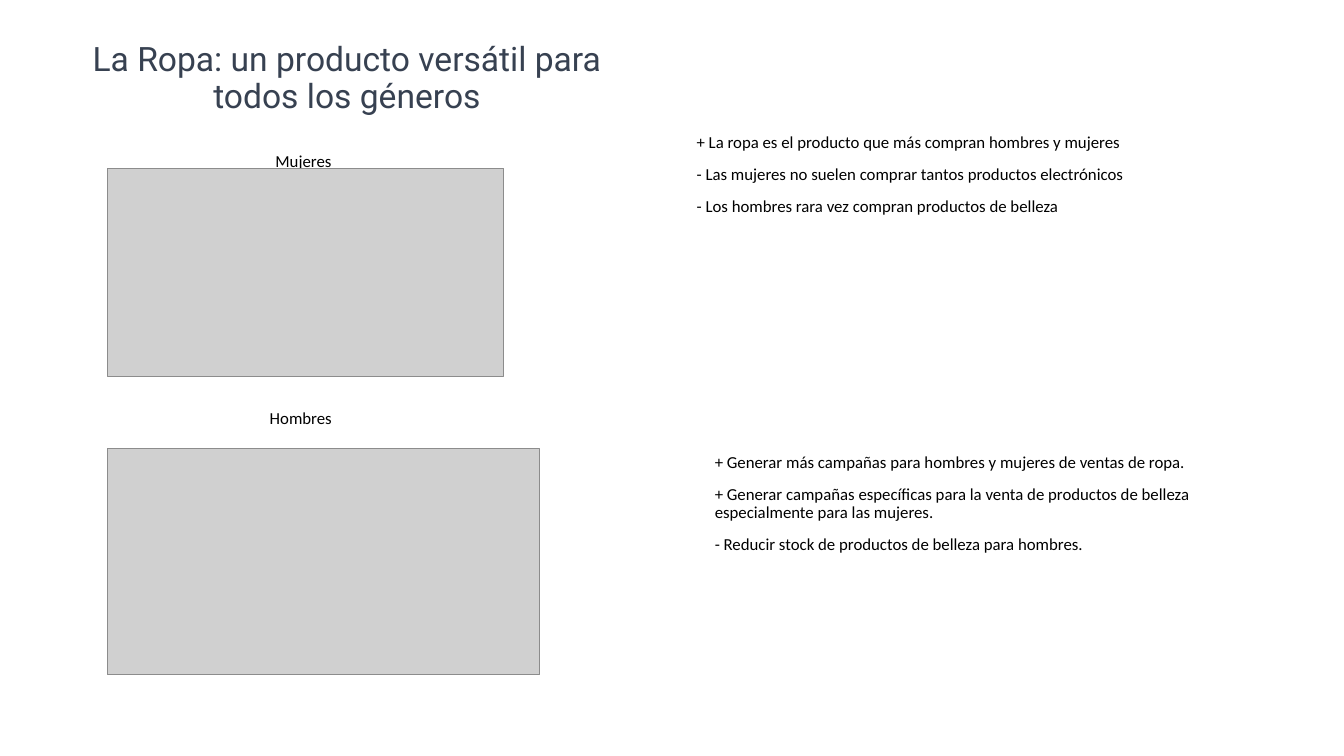
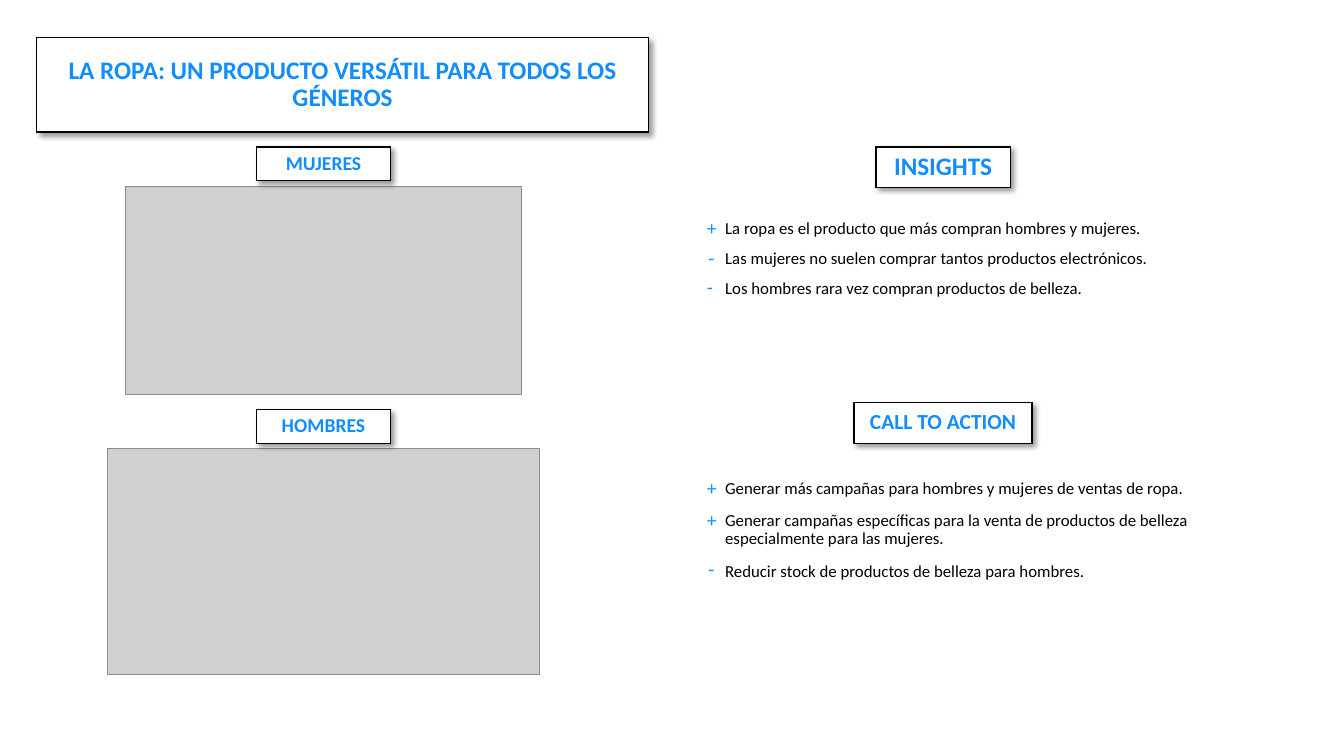
Before and after one commit to JNocetti/BI_Project, a slide deck: slide 3 of Presentación.pptx. Drawn at 1344x756 pixels with LibreOffice and Linux fonts; fonts in the diff are those of the drawing; grey boxes stand for pictures. Boxes give left, top, right and bottom in pixels: in the first picture for what was removed or moved away, otherwise in the second. Text is boxed around its words. In the diff, an @@ line names an element or a change of style, - is before the commit and + after.

```diff
--- a/Presentación.pptx
+++ b/Presentación.pptx
@@ subtitle "LA ROPA: UN PRODUCTO VERSÁTIL ...": place and size @@
-subtitle "LA ROPA: UN PRODUCTO VERSÁTIL ..." at [93,45,601,115]
+subtitle "LA ROPA: UN PRODUCTO VERSÁTIL ..." at [36,37,648,132]
@@ subtitle at [69,58,616,106]: text changed; size 24 to 18 pt; font Roboto to Calibri; text colour #374151 to #118DFF; bold on @@
-La Ropa: un producto versátil para todos los géneros
+LA ROPA: UN PRODUCTO VERSÁTIL PARA TODOS LOS GÉNEROS
@@ vertical alignment top to middle; fill none to #FFFFFF; outline none to #000000 1 pt; shadow on in 3 elements at [36,37,648,132], [256,409,390,444], [256,147,390,181] @@
@@ rectangle "MUJERES": place and size @@
-rectangle "MUJERES" at [275,155,331,169]
+rectangle "MUJERES" at [256,147,390,181]
@@ rectangle added at [876,147,1010,188], fill #FFFFFF, outline #000000 1 pt, 18 pt, text #118DFF, bold @@
+INSIGHTS
@@ text in rectangle at [286,157,361,170]: text changed; size 12 to 14 pt; text colour #000000 to #118DFF; bold on @@
-Mujeres
+MUJERES
@@ picture: place and size @@
-picture at [107,168,503,376]
+picture at [125,187,521,394]
@@ text added at [698,211,731,245], 14 pt, text #118DFF @@
++
@@ text at [725,222,1147,297]: text changed @@
-+ La ropa es el producto que más compran hombres y mujeres
-- Las mujeres no suelen comprar tantos productos electrónicos
-- Los hombres rara vez compran productos de belleza
+La ropa es el producto que más compran hombres y mujeres.
+Las mujeres no suelen comprar tantos productos electrónicos.
+Los hombres rara vez compran productos de belleza.
@@ text added at [699,241,732,275], 14 pt, text #118DFF @@
+-
@@ text added at [698,270,731,304], 14 pt, text #118DFF @@
+-
@@ rectangle "HOMBRES": place and size @@
-rectangle "HOMBRES" at [270,412,332,424]
+rectangle "HOMBRES" at [256,409,390,444]
@@ text in rectangle at [282,419,366,432]: text changed; size 12 to 14 pt; text colour #000000 to #118DFF; bold on @@
-Hombres
+HOMBRES
@@ rectangle added at [854,403,1032,444], fill #FFFFFF, outline #000000 1 pt, 15.3 pt, text #118DFF, bold @@
+CALL TO ACTION
@@ text added at [698,471,731,505], 14 pt, text #118DFF @@
++
@@ text added at [698,503,731,537], 14 pt, text #118DFF @@
++
@@ text at [725,482,1187,580]: text changed @@
-+ Generar más campañas para hombres y mujeres de ventas de ropa.
-+ Generar campañas específicas para la venta de productos de belleza especialmente para las mujeres.
-- Reducir stock de productos de belleza para hombres.
+Generar más campañas para hombres y mujeres de ventas de ropa.
+Generar campañas específicas para la venta de productos de belleza especialmente para las mujeres.
+Reducir stock de productos de belleza para hombres.
@@ text added at [699,552,732,586], 14 pt, text #118DFF @@
+-
```
Also in this commit, not shown: 2 other slides changed, 2 slides added, 1 slide removed, 1 other file.
